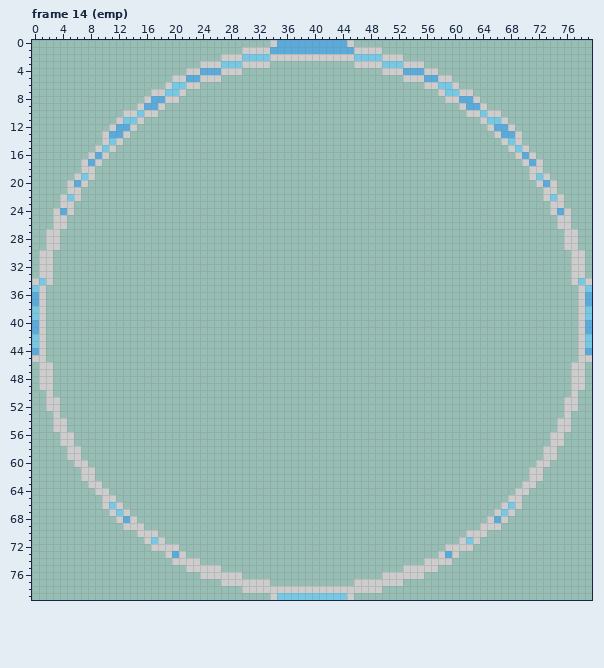
Pixel-art file, stored at ProjectFiles/Art/EMP_pulse.aseprite. Above: the version before the commit.
80x80 pixels, 16 frames. Shown: frame 14 (emp). The commit also changed other frames, which this record leaves out.
New version:
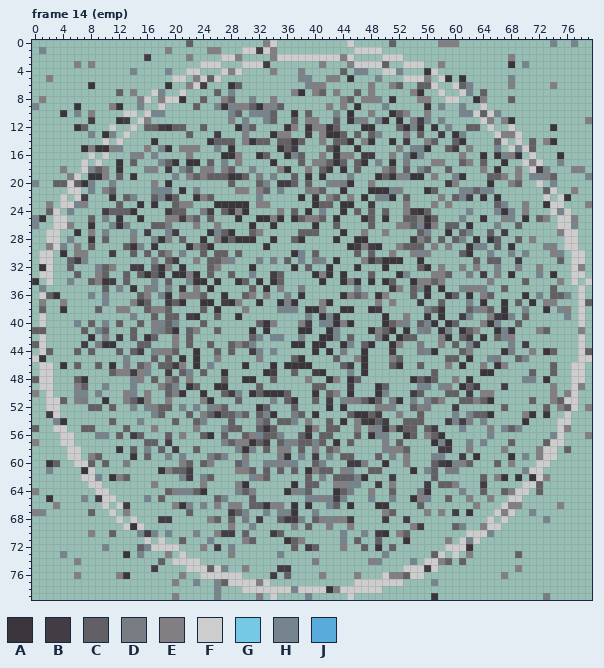
Palette (. is transparent): A #3a353b  B #423c44  C #626064  D #787d84  E #817f82  F #cecdcd  G #75c9e5  H #76848e  J #58abdb
Diff:
layer "pulse" now hidden
layer "explosion" added
layer "green explosion" added
layer "purple explosion" added
layer "blue explosion" added
layer "red explosion" added
Changed rows in their new state; - is an unchanged pixel.
Frame 14 (emp):
first column x 0:
 0 ----------------------C----------E-..........------C------EEE-------------H--H--
 1 -H-----------------E-----EE-----B-E...........----------------------------------
 2 ----------------B-----E------E....E---------E-....------------------E-----------
 3 ------E-E------------------...---B-------E---E----C..-----E---------A-H---------
 4 --------------H----H----...-E-----E---E-----C-HH----H...A-----------------------
 5 --E-------------------.E-C------------HH--EE-A---H------E.-A-A------H-----------
 6 --------A----------A..E-B---AC---------HEE------E--EC--CC-..-CH-----E-----E-----
 7 ------------C-E---H..-----C-H--------EA-EC-E--C-E-----EA---..-H-C---------------
 8 -E-------------E-.E--A--C--EC--H--E---------EC-EEH-A---EE----..AE---C-----------
 9 H-----A----EA--H..-----C--HAHEECAEHC------E-E-A---H-----A-H--H..----------------
10 ----A-H-E------.-HH---------HC-HHHC--A-C---H-A--E--ACE--E----HH-C-H-------------
11 --------B---AB.-E-----------E-H--HC--C-EE--C-AHE-HA-A-EBH-H------E.EA----------E
12 ------AC----..--CCBACC--C----AHC----AE-AEEAC---AA---CAHA-A-H--CC--..------A-----
13 --------H-AH.---------C---B---E---AEE--B-EAAC-C-CH---E-C--B-AH-----EE-----------
14 -----------.-----A-------ACCC-EACC-CCAC--E-CCA-EA--A-B--EC--CA----C-.--C-EA-----
15 -------AEAAEH---E-HA-EEE--H-A------ACB----CA--A-----E-HHA--CB-E---H--H-C--------
16 ---------.----HE-H----E----AAE--AC--AHC--E-AEE-BB--E-HAH-----E--A-AHEA.----A----
17 --------.---A-C---HCA-AA-C-H-E----A---C-EECAC-CA-H-A-D---EE--CE-C--A---E---H----
18 ----E---HCE-A---HE-B-HC-EE-EC--H---EA--E-CB-A-C---EC-C-HC--C----E-A--E--BH---EE-
19 -----E-.AAE-C-A-----H-ECECCCABC-D-H--C-A-A---H---ACAEHAA-E--HA---CCE-E-HHEC----H
20 H--CC-CAH--H-----E-A--------C---CH-BBC-C--HEDA--E----------BE----A--EC---.H-----
21 --------H-EC-----HHH-A-H-----EE-EC-H---DEC--A---AAAHE---AC---HHCHH-------C---E--
22 -----.-B---A-CH--CHAC--AEC------H-----A-A-EC-E-A-HHA-C----E-CHB-A-A-------.-A---
23 --E---HE----C--A-A--CEE---AAAAA-EE------ACC-AA--B----E---E-E------CH--E--A-----E
24 --C-.H----BCCCA----BCC--DB-CAEA----E-C-A-H--A-C-C-C--EBAC-----H---HAH-E----H----
25 HA------C-H-A--A---EEBEC-C---A--AAEA-ACEEC-A---AC-A--CCEAC---H--A--EH-A-CE---E--
26 H----E--A--HAD---CCD---E--E----A--A-----A--C----C---EECHAE-CC-A---H--C-------H--
27 ------A-E-H---H-B--HB----AHCA--CE-----CCC---A--E--E----CH--A-CH--C-B-------E----
28 -----H--A-C---E--HAE-C--A-EACAAA--A--CA----A--AA------BEC-C-CH-A-AC--C-E--------
29 --E-H-E-C----CAH-A----AECA-------A-----------ABEBA--ECCC-E-E--AHH-C-A----HE-----
30 ----A-EE---B--C-C-CE-H--C-CC-C-------AH-C-----C-C--E--EHE----CA--H--H-H---EH----
31 -----CBH---------D-CB--E-CCEH---H-D-C-H-DH-A---EBCAAA--A-------C-CC--B-----C----
32 -A---C---HCE--BB-CAE-A---CE----A-----A-C--A---A---A----CA-E--E-E--H--E--E-----E-
33 ------C--EC--C-CACA-AAEA-C--C--H--BC----AEA-A---C---AH---EEC--D-B-E-A---H-A-----
34 A.---H--CEAB-C---H-C--HAA-A--AC-A-AC-----A--AEA-A-AC--AEECE------E----C----E--.-
35 .H--------C-H-A-EH-H-B-E-A-----C-A-E--D-------H----BE-CHA-A--HEEH--C------C----.
36 .-CA----H-H----CE-HA-EEEC--A--CE-E--H-A-----AECE-AE---C-A--AC-A-EC----A-H-CCH--.
37 .E--E-----H---EBC--BCA--AA-BAE--A--AEA---EA------E-E---B--C---H-A--A-C-A-EE----C
38 .C--A----C--EE--CEEC----C-A---E----HHH-AAE--AA--AB------DCA---CHEC-A--H--A-HE--.
39 .-------------H--C-CC-BA--C--A---------H-AHA------A--E--A-A--BH--EBAH-C-----H--.
40 .-----H-C-H-C--C-EHCH---C-------CAE---EB-HHAEA----ACEH-CHA-AC---EAH--C---------.
41 CC-----C-HC---C--HDCA-CE--C----A-A----AA--AH----AECA-A-HD-AH-ACE--AHA---EC----E.
42 .-------A-E-B-C-AC--E-C--------CH-HH--H--AAH-C---DA-ACC---EA-CB-A-CHE----------.
43 C------B-DAA---CC---E-C--C--CECH-----AA-AA--AH-CA--AE--D--E-C-HB----H-B--------.
44 .-C---C-C---C-CB-HEEC--A--C-C--BH-H-----A-A-D--A---B---DHA---CE----AD--E-AC----C
45 -A-----------H---C-C-A-A--E-----E----CA----C--EA---EC------CC-A--HD--CH---------
46 ----A-C--C-A-E-CE-CCBE-A-H----A---A-AAAA----CB-A---CA--C---E-A--E-AE------C-----
47 -----------CEEBEH--B-CH-C--A-----AB--C--BA---H-A---------C------AA-----C--C-----
48 C-----CA------HE-C-EC-E----C--AA--C----E--AE-AC-------ACBC--E-A-------HH-A------
49 ------EC--H---H---ECH-AC--AA----C-------CC---B---AC----HH-HE-ACB---B------E---E-
50 E-----HH-H---EH-E--CEA--A--CBH-ACAAAC---A-CE-A---AH---BC---CC-B-EE--------E-E---
51 ----C-ED--A--ECAE--E----EA---C----H-CA--C-B-HEDCAC-DA-H-HCE--CCECA-----C--EC----
52 --------CC-C--H-HECC-H-H-HEC----AC---C----A-A----EEH--CED---B------C-----C-EC--E
53 --B--------------HC---C-ECACCHC-CHA--DC-A----CAACB--E--C----H-HCCA----EA-A------
54 ---HA------C---H----C--CH---C---DC-CCH-E--C-A-EBACB--CCC---BHBD-H-----A---------
55 C------CC----C---E-----E---HCC--CAC----BE-CC--E-EHAEBCC-CB---H---E-HCH------E---
56 ---------HH-C-BC---C-E--CA-C--CEHCCH--CA-CC---C-AHH--AC-ECA------H--------H----E
57 E---------------CC-B-------HCEEACB-CHECCHC-A-C----E-C----AHA--H-H---C----C------
58 ------------A-C-H-C-B--C-----HAH-C-EE-C-E-CE------HEEC----BB--E----E----E---C---
59 --------EC----A-C--H-H---DCH--E----DA-H-B-H-CC---C-H-E---HH--B-A----A-H-E-------
60 --AC----C-C--D-------EC-CE---CH--HHEHH--CH---BBD--A--E---CBAHEC---C-E-----------
61 --H----A----------AECCB------EEC-C-C-C-AECC-EH--CC----A-HC-DD---------H---------
62 ---------H-AEC-------HB-HC-----HEC-----C-H-CCCHA---B-----C------C-EA-A-A-E------
63 -----------------E------E----EA------A-CC--EEHH--B-E----B-CCE---B-------C-------
64 E------------------CEHHCA----HCE----AEHC---ACD--E--C---DA----H--C--CE---C-------
65 --A----H-B------H-C-------CH---C-------HHEHBH---H--H--AEH--C--E--E--------------
66 ---E-------.-B------EAH-H-E-EE-CCAEE-A-A--HC-A---AA----C-------E----EE-----E----
67 EH------C---.E--------C-----BCH--H-HHA--H---------EC----E-E-B-A----E---H--------
68 -------------.----BB-----EC-C-D-B--CBBH-CEHEEB----B--B------------.------H------
69 --------------A-------------E--H-----E-C--E--E--------EB----CH--E---------------
70 --------E--C---HBH-H---H--EBB-C---BC--------H--H-BA-EC-----------H--------------
71 -----------------.---C---H----EC----ACE-----H-C--C---A-----E--H-----------------
72 ----------H----CH-------E-B-H--------C-BC---E--C-A-C----------A-----------------
73 ----H--------A-H---E.-------E------H--------------H------C-.--E------C----------
74 ------E-----------C---------------------D-------EH----H---EC-C------------------
75 -----------------B-------C-H--E----BB-------------------B------------E----------
76 ------E-----EA-------E------------B-C----E----E----EEC-------------E------------
77 --------------------E--H--HC----E------------------------H----------------------
78 --------------------------H----------H----AE------------------------------------
79 --------------------E-----H-----E--....H.....------------A---------------D------
Pixel boxes of the changes (left, top, right, bottom) in both pictures:
changed: (32, 40, 592, 600)
